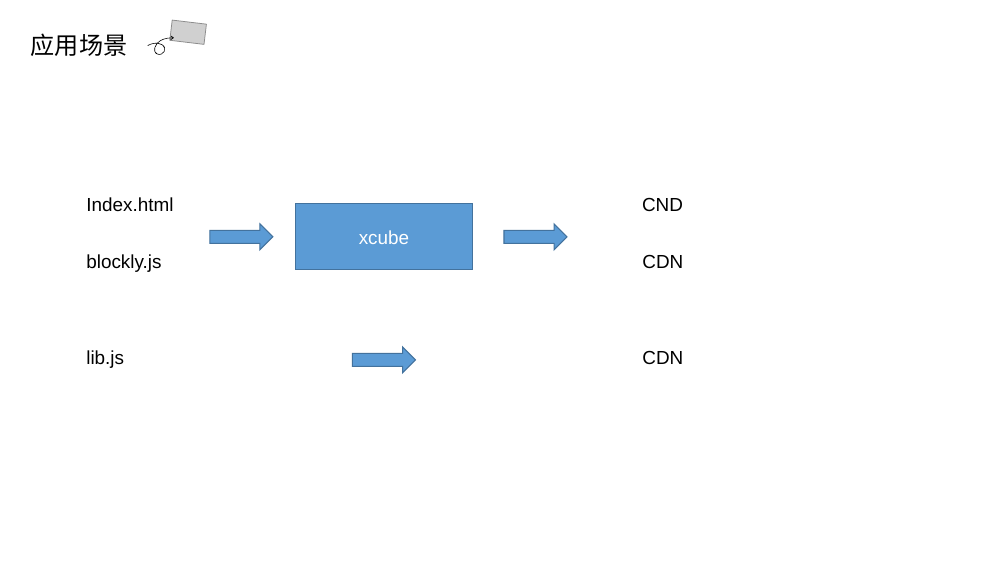
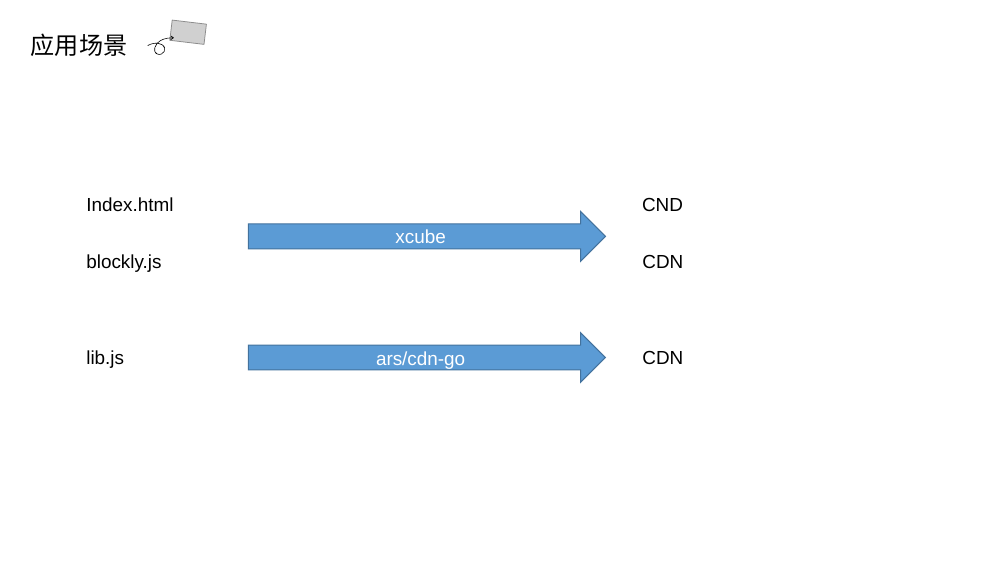
Before and after one commit to dabaoabc/blockly, a slide deck: slide 15 of 可视化编程.pptx. Drawn at 1008x567 pixels with LibreOffice and Linux fonts; fonts in the diff are those of the drawing; grey boxes stand for pictures; background and template pictures are left out. Boxes give left, top, right and bottom in pixels: in the first picture for what was removed or moved away, otherwise in the second. Text is boxed around its words. In the diff, an @@ line names an element or a change of style, - is before the commit and + after.

Commit message:
update ppt

```diff
--- a/可视化编程.pptx
+++ b/可视化编程.pptx
@@ right arrow removed at <box>210,224,273,250</box> @@
@@ right arrow "xcube": place and size @@
-right arrow "xcube" at <box>295,203,473,270</box>
+right arrow "xcube" at <box>248,212,605,262</box>
@@ right arrow "xcube" at <box>248,212,605,262</box>: rectangle to right arrow @@
@@ right arrow removed at <box>504,224,567,250</box> @@
@@ right arrow added at <box>248,333,605,383</box>, fill #5B9BD5, outline #43739E 1 pt, 18 pt, text #FFFFFF @@
+ars/cdn-go
@@ right arrow removed at <box>352,347,415,373</box> @@
```
Also in this commit, not shown: 1 other slide changed.
